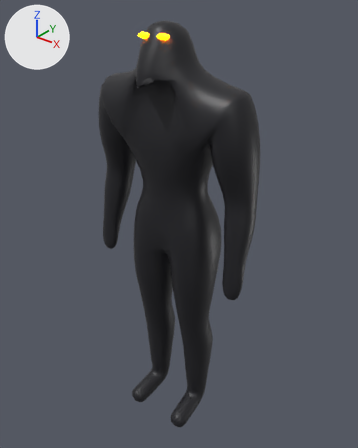
What one commit did to the glTF model klangviz/src/jsMain/resources/liveact/notstrom/wucht.glb.
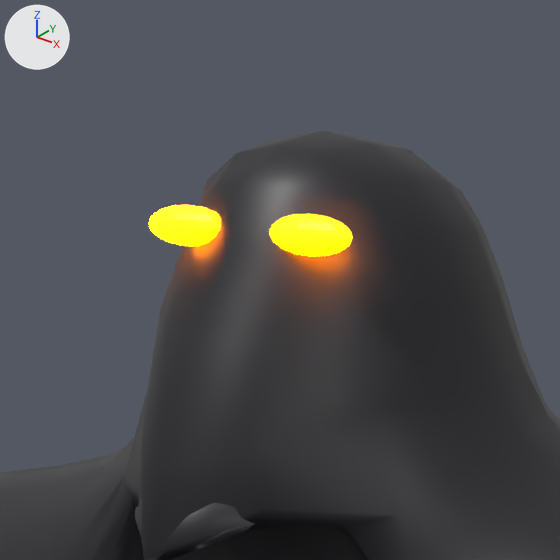
Old and new are each drawn whole from a 50 mm lens placed at (1.209, -1.489, 1.918), pointed at (0.004, 0.018, 0.984) and again close up on the part from 32% to 56% of the width and 0% to 19% of the height. The lights are fixed; the arrows at upper left show +X, +Y and +Z. The older version's two pictures come first.

Objects in the first close-up: 'wucht'.
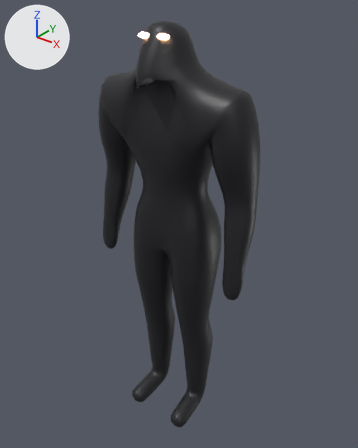
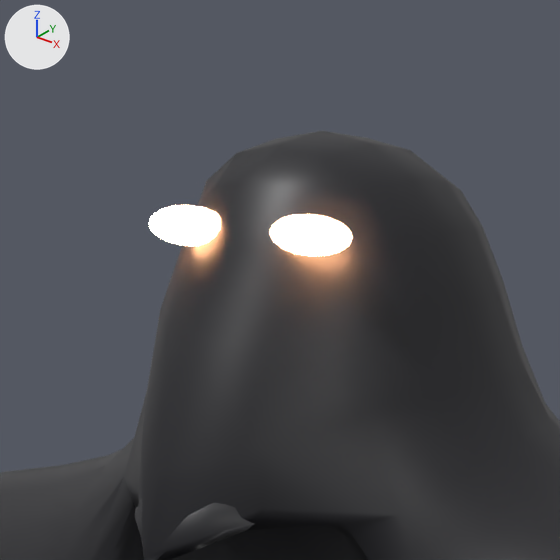
Patch to the scene script:
```diff
--- a/klangviz/src/jsMain/resources/liveact/notstrom/wucht.glb.py
+++ b/klangviz/src/jsMain/resources/liveact/notstrom/wucht.glb.py
@@ mat_wucht_eyes @@
 mat_wucht_eyes.roughness = 0.45
-mat_wucht_eyes.emission_color = (1.0, 0.2, 0.0)  # orange #ff7c00
+mat_wucht_eyes.emission_color = (1.0, 0.46, 0.22)  # beige #ffb581
 mat_wucht_eyes.emission_strength = 25.0
```

Changed parts and their boxes (x1, y1, x2, y2) in the close-ups (560 x 560 px):
'wucht', recoloured (lighter)
    both: (148, 202, 365, 299)
